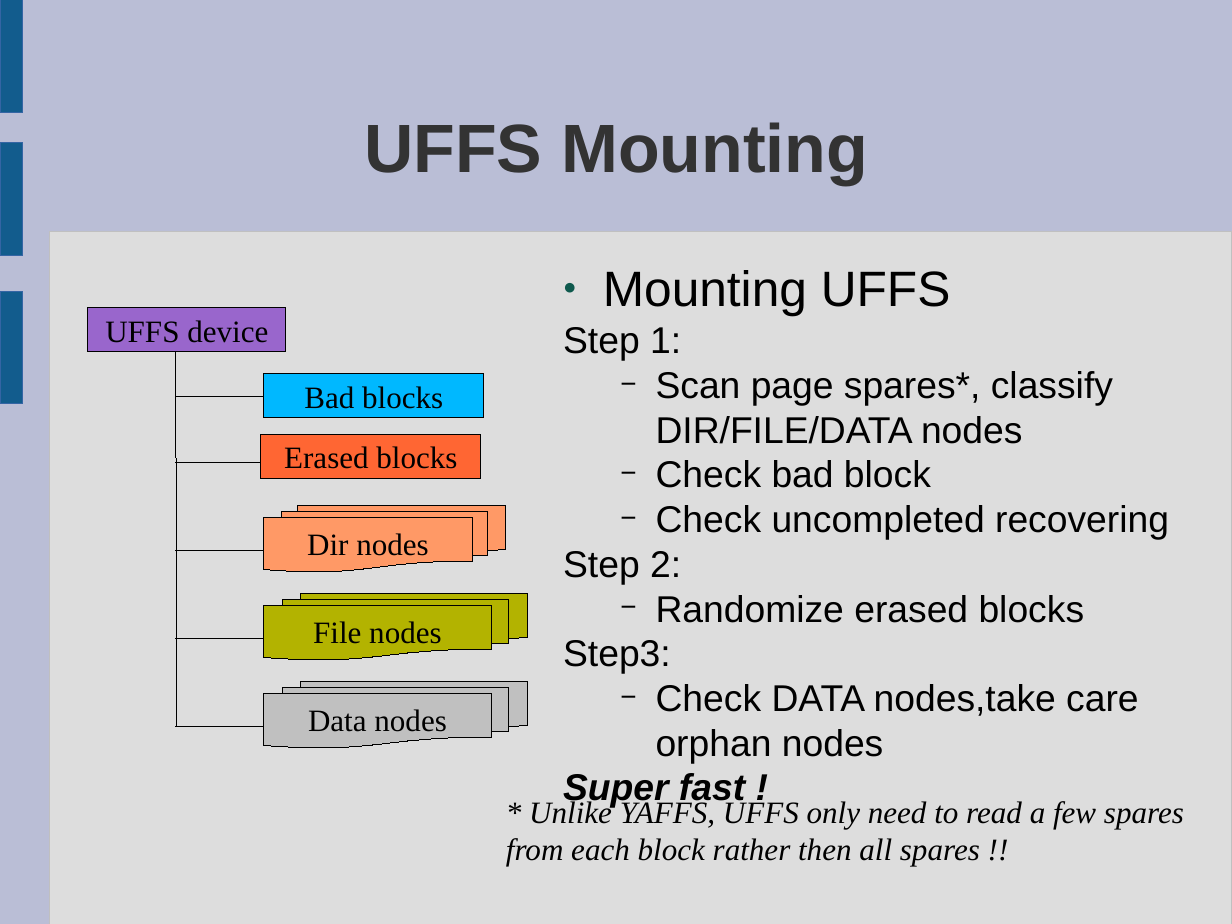
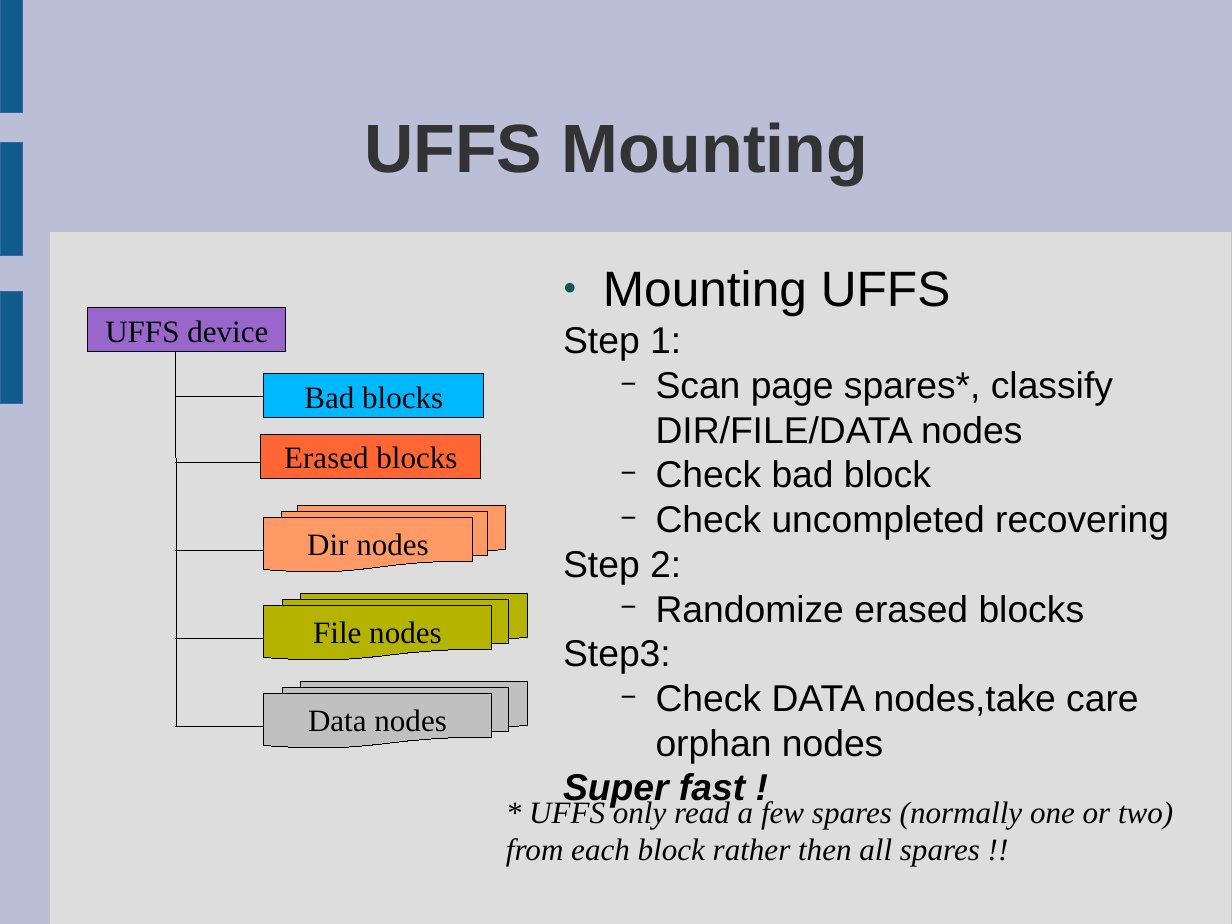
Before and after one commit to rickyzheng/uffs, a slide deck: slide 13 of doc/Understanding-UFFS.odp. Drawn at 1232x924 pixels with LibreOffice and Linux fonts; fonts in the diff are those of the drawing. Boxes give left, top, right and bottom in pixels: in the first picture for what was removed or moved away, otherwise in the second. Text is boxed around its words. In the diff, an @@ line names an element or a change of style, - is before the commit and + after.

```diff
--- a/doc/Understanding-UFFS.odp
+++ b/doc/Understanding-UFFS.odp
@@ text at <box>506,798,1173,866</box>: text changed @@
-* Unlike YAFFS, UFFS only need to read a few spares from each block rather then all spares !!
+* UFFS only read a few spares (normally one or two) from each block rather then all spares !!
```
Also in this commit, not shown: 10 other slides changed, 1 slide added, 19 other files.
